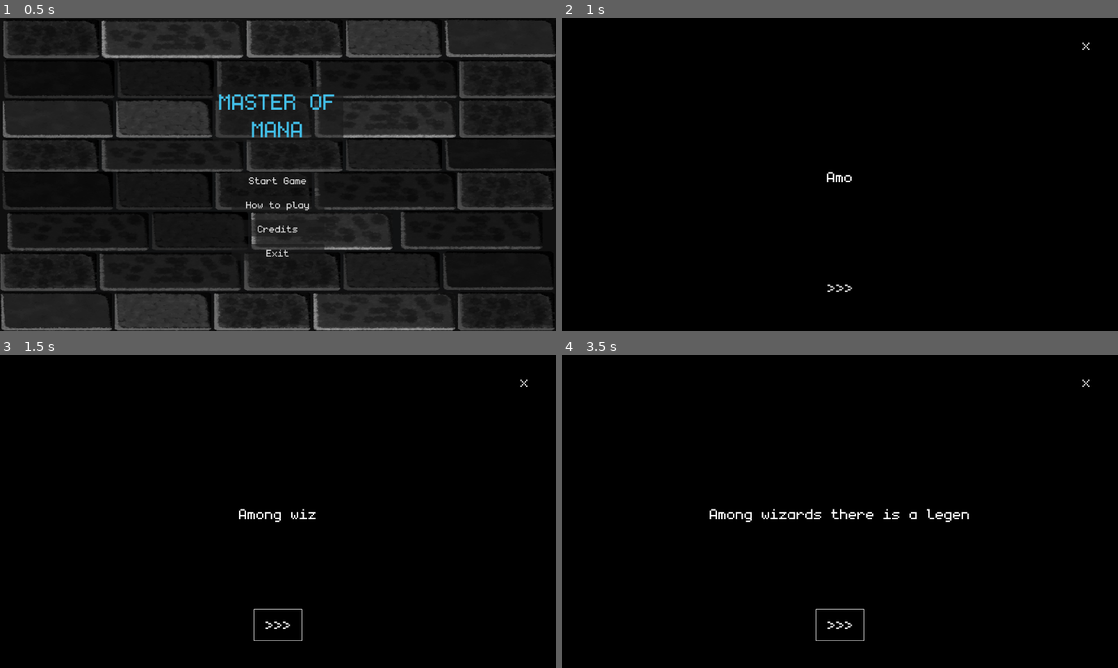
Above: before the commit, frames 1-4 (two rows, left to right).
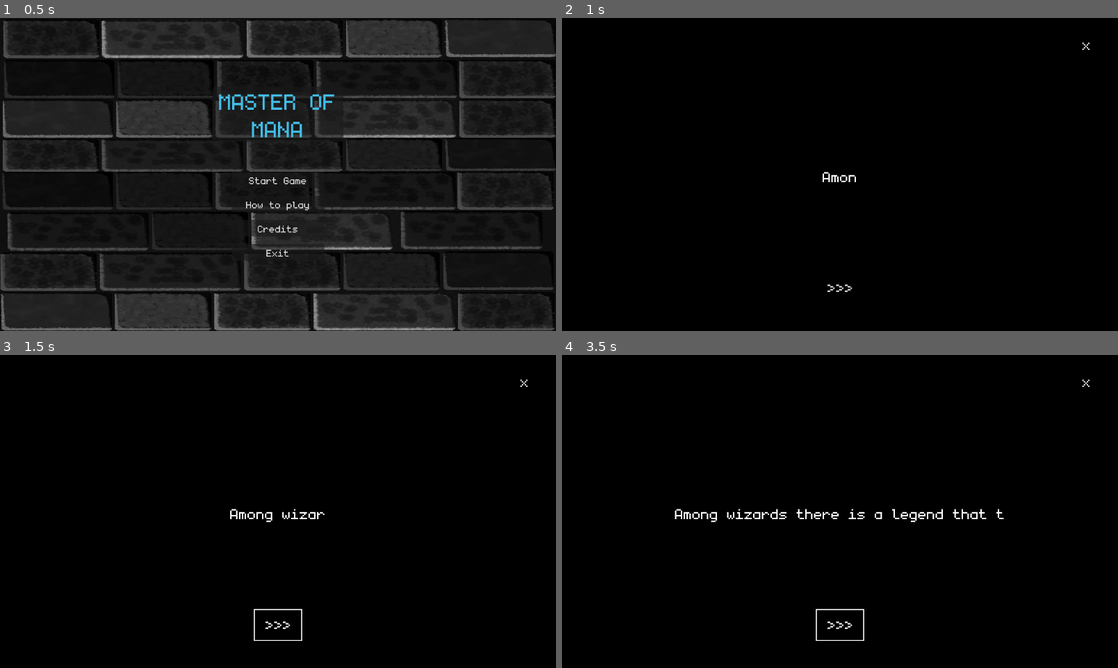
Above: after the commit, the same moments.

Repository: Juanxpeke/GD-BR2024
Game: Godot game, scene res://Core/GUI/MainMenu/main_menu.tscn
The game is run twice, just before and just after one commit, with the same random seed, the same clock (stepped at 60 frames per second) and the same inputs. The engine's default icon, where the game draws it, is replaced by a stand-in: a white triangle on a blue panel in a dark square. Sound files missing from this copy of the repository are replaced by a short silence.
Inputs:
- Up to frame 1 (0.5 s): no input
- Up to frame 2 (1 s): click "Start Game" at 0.5 s
- Up to frame 3 (1.5 s): click ">>>" at 1.25 s
- Up to frame 4 (3.5 s): click ">>>" at 2 s; click ">>>" at 2.75 s

Frame 1 is identical in both runs. In frame 2, 0.1% of the frame differs, in the area x 46-53%, y 49-53%; in frame 3, 0.3%; in frame 4, 0.8%, in the area x 20-80%, y 49-92%.

Commit message:
Added button sounds and Bob cutscene changes

Diff:
--- a/Core/GUI/Cutscene/cutscene_component.gd
+++ b/Core/GUI/Cutscene/cutscene_component.gd
@@ -48,6 +48,7 @@
 
 # Called when the next button is downed
 func _on_next_button_down() -> void:
+	AudioManager.play_sound(AudioManager.click_sound)
 	cutscene_label.speed_up()
 
 # Called when the next button is upped
--- a/Core/GUI/Cutscene/cutscene_component.tscn
+++ b/Core/GUI/Cutscene/cutscene_component.tscn
@@ -20,10 +20,10 @@
 content_margin_right = 22.0
 content_margin_bottom = 16.0
 bg_color = Color(0, 0, 0, 0)
-border_width_left = 1
-border_width_top = 1
-border_width_right = 1
-border_width_bottom = 1
+border_width_left = 2
+border_width_top = 2
+border_width_right = 2
+border_width_bottom = 2
 border_color = Color(1, 1, 1, 1)
 
 [sub_resource type="StyleBoxEmpty" id="StyleBoxEmpty_q0wyn"]
--- a/Core/GUI/Cutscene/cutscene_label.gd
+++ b/Core/GUI/Cutscene/cutscene_label.gd
@@ -25,15 +25,6 @@
 
 	visible_characters += 1
 
-# Called on a input event inside this control node
-func _gui_input(event: InputEvent) -> void:
-	if not cutscene_resource: return
-
-	if event.is_action_pressed("left_click"):
-		timer.wait_time = cutscene_resource.character_wait_time / 8.0
-	elif event.is_action_released("left_click"):
-		timer.wait_time = cutscene_resource.character_wait_time
-
 
 # Public
 
--- a/Core/GUI/Cutscene/cutscene_resource.gd
+++ b/Core/GUI/Cutscene/cutscene_resource.gd
@@ -2,6 +2,6 @@
 extends Resource
 
 @export_multiline var text : String
-@export var character_wait_time : float = 0.05
-@export var character_slow_wait_time : float = 0.15
+@export var character_wait_time : float = 0.08
+@export var character_slow_wait_time : float = 0.64
 @export var slowdown_threshold : int = 0
--- a/Core/GUI/Introduction/introduction.tscn
+++ b/Core/GUI/Introduction/introduction.tscn
@@ -8,25 +8,25 @@
 [sub_resource type="Resource" id="Resource_e2skg"]
 script = ExtResource("4_pionl")
 text = "
-Among wizards there is a legend that tells of a being so pow …(103 unchanged characters)… ods tremble in their presence. When the MASTER OF MANA sits at the other side of your table, defeat is an absolute certainty.
+Among wizards there is a legend that tells of a being so pow …(103 unchanged characters)… ods tremble in their presence. When the [shake rate=20.0 level=5 connected=1]MASTER OF MANA[/shake] sits at the other side of your table, defeat is an absolute certainty.
 "
-character_wait_time = 0.1
-character_slow_wait_time = 0.3
+character_wait_time = 0.08
+character_slow_wait_time = 0.64
 slowdown_threshold = 0
 
 [sub_resource type="Resource" id="Resource_tgaxj"]
 script = ExtResource("4_pionl")
 text = "Despite that, wizards, rogues, warriors, and adventurers of all kinds, being the prideful people that they are, seek The Master in order to claim the most grandiose victory of all, victory against the invincible. The Master is elusive though, and very few even manage to find them...
 "
-character_wait_time = 0.1
-character_slow_wait_time = 0.3
-slowdown_threshold = 3
+character_wait_time = 0.08
+character_slow_wait_time = 0.64
+slowdown_threshold = 4
 
 [sub_resource type="Resource" id="Resource_hyaa0"]
 script = ExtResource("4_pionl")
 text = "That's why you were quite perplexed when, sitting at the tavern, looking to have a good time after a long day of spellcasting, you heard of a group of adventurers who were seeking The Master of Mana in these parts."
-character_wait_time = 0.1
-character_slow_wait_time = 0.3
+character_wait_time = 0.08
+character_slow_wait_time = 0.64
 slowdown_threshold = 0
 
 [node name="Introduction" type="Control"]
--- a/Core/GUI/MainMenu/main_menu.gd
+++ b/Core/GUI/MainMenu/main_menu.gd
@@ -15,6 +15,11 @@
 # Called when the node enters the scene tree for the first time
 func _ready() -> void:
 	exit_button.visible = not GameManager.running_on_web()
+
+	start_game_button.button_down.connect(func(): AudioManager.play_sound(AudioManager.click_sound))
+	tutorial_button.button_down.connect(func(): AudioManager.play_sound(AudioManager.click_sound))
+	credits_button.button_down.connect(func(): AudioManager.play_sound(AudioManager.click_sound))
+	exit_button.button_down.connect(func(): AudioManager.play_sound(AudioManager.click_sound))
 
 	start_game_button.pressed.connect(_on_start_game_button_pressed)
 	tutorial_button.pressed.connect(_on_tutorial_button_pressed)
--- a/Core/Match/bob_match.tscn
+++ b/Core/Match/bob_match.tscn
@@ -12,38 +12,45 @@
 [sub_resource type="Resource" id="Resource_4mg4c"]
 script = ExtResource("4_fnsbr")
 text = "Still covered in mana dust, you jumped from your seat with your arms over your head. You had defeated a sorcerer!"
-character_wait_time = 0.1
-character_slow_wait_time = 0.3
+character_wait_time = 0.08
+character_slow_wait_time = 0.64
 slowdown_threshold = 0
 
 [sub_resource type="Resource" id="Resource_uik1c"]
 script = ExtResource("4_fnsbr")
 text = "Sadly, you were too immersed in joy to feel the ground trembling below you until mugs and pitchers were falling from their tables. As you looked back, you saw a hulking figure enter the tavern."
-character_wait_time = 0.1
-character_slow_wait_time = 0.3
+character_wait_time = 0.08
+character_slow_wait_time = 0.64
 slowdown_threshold = 0
 
 [sub_resource type="Resource" id="Resource_p07jw"]
 script = ExtResource("4_fnsbr")
 text = "The massive orc had to crouch to pass through the door, and with every step he took, your table moved about a foot. "
-character_wait_time = 0.1
-character_slow_wait_time = 0.3
+character_wait_time = 0.08
+character_slow_wait_time = 0.64
 slowdown_threshold = 0
 
 [sub_resource type="Resource" id="Resource_ixgdo"]
 script = ExtResource("4_fnsbr")
 text = "The sorcerer, who was still sitting in front of you, looked at the orc and pointed him toward you before giving you an evil grin and leaving. "
-character_wait_time = 0.1
-character_slow_wait_time = 0.3
+character_wait_time = 0.08
+character_slow_wait_time = 0.64
 slowdown_threshold = 0
 
 [sub_resource type="Resource" id="Resource_2ede4"]
 script = ExtResource("4_fnsbr")
-text = "The orc sat down and the chair creaked, but miraculously managed to hold him for now. Then he said [color=14a02e]“Fight me“[/color]
+text = "The orc sat down and the chair creaked, but miraculously managed to hold him for now. Then he said...
 "
-character_wait_time = 0.1
-character_slow_wait_time = 0.76
-slowdown_threshold = 11
+character_wait_time = 0.08
+character_slow_wait_time = 0.64
+slowdown_threshold = 4
+
+[sub_resource type="Resource" id="Resource_7mnru"]
+script = ExtResource("4_fnsbr")
+text = "[shake rate=40.0 level=7 connected=1][color=14a02e]“Fight me“[/color][/shake]"
+character_wait_time = 0.01
+character_slow_wait_time = 0.64
+slowdown_threshold = 0
 
 [sub_resource type="StyleBoxFlat" id="StyleBoxFlat_sqamv"]
 bg_color = Color(0.6, 0.6, 0.6, 0)
@@ -59,7 +66,7 @@
 
 [node name="CutsceneComponent" parent="." instance=ExtResource("3_wqfcl")]
 unique_name_in_owner = true
-cutscene_resources = Array[ExtResource("4_fnsbr")]([SubResource("Resource_4mg4c"), SubResource("Resource_uik1c"), SubResource("Resource_p07jw"), SubResource("Resource_ixgdo"), SubResource("Resource_2ede4")])
+cutscene_resources = Array[ExtResource("4_fnsbr")]([SubResource("Resource_4mg4c"), SubResource("Resource_uik1c"), SubResource("Resource_p07jw"), SubResource("Resource_ixgdo"), SubResource("Resource_2ede4"), SubResource("Resource_7mnru")])
 
 [node name="PanelContainer" type="PanelContainer" parent="."]
 anchors_preset = 8
--- a/Core/Match/mary_match.tscn
+++ b/Core/Match/mary_match.tscn
@@ -12,36 +12,36 @@
 [sub_resource type="Resource" id="Resource_ar2eo"]
 script = ExtResource("4_h3tn7")
 text = "Ecstatic from the victory against such a menacing opponent, you briefly turned around to celebrate with the other patrons, and before you could even turn back, the roguish devil had disappeared."
-character_wait_time = 0.1
-character_slow_wait_time = 0.3
+character_wait_time = 0.08
+character_slow_wait_time = 0.64
 slowdown_threshold = 0
 
 [sub_resource type="Resource" id="Resource_46v5g"]
 script = ExtResource("4_h3tn7")
 text = "As you tried to catch your breath, still shaken with excitement, you felt a strange change in the air of the tavern. The whole place went silent, but you could clearly hear a soft murmur coming from outside. "
-character_wait_time = 0.1
-character_slow_wait_time = 0.3
+character_wait_time = 0.08
+character_slow_wait_time = 0.64
 slowdown_threshold = 0
 
 [sub_resource type="Resource" id="Resource_1js4p"]
 script = ExtResource("4_h3tn7")
 text = " As it came closer, you realized what the feeling around you was. The concentration of mana in the air was at least doubled from what is normal, which could only mean a powerful sorcerer was near. "
-character_wait_time = 0.1
-character_slow_wait_time = 0.3
+character_wait_time = 0.08
+character_slow_wait_time = 0.64
 slowdown_threshold = 0
 
 [sub_resource type="Resource" id="Resource_s8was"]
 script = ExtResource("4_h3tn7")
 text = "Exactly on cue, a tattered looking man entered the room, reciting incantations in an ancient arcane language. From him came a faint bluish glow that only grew stronger as his incantations rose in volume. "
-character_wait_time = 0.1
-character_slow_wait_time = 0.3
+character_wait_time = 0.08
+character_slow_wait_time = 0.64
 slowdown_threshold = 0
 
 [sub_resource type="Resource" id="Resource_7c7pm"]
 script = ExtResource("4_h3tn7")
 text = "He slowly crossed the room and sat in front of you. In your mind, his voice resounded [color=249fde]“I will show you what a true master of mana is”[/color]."
-character_wait_time = 0.1
-character_slow_wait_time = 0.3
+character_wait_time = 0.08
+character_slow_wait_time = 0.64
 slowdown_threshold = 0
 
 [sub_resource type="StyleBoxFlat" id="StyleBoxFlat_sqamv"]
--- a/Core/Match/timmy_match.tscn
+++ b/Core/Match/timmy_match.tscn
@@ -12,30 +12,31 @@
 [sub_resource type="Resource" id="Resource_6p0o8"]
 script = ExtResource("4_k523d")
 text = "As you joked with your fellow tavern-goers about the preposterous notion that the most powerful wizard in the land would be found in this rathole of a tavern, you felt the door creek ever so slightly..."
-character_wait_time = 0.1
-character_slow_wait_time = 0.8
-slowdown_threshold = 3
+character_wait_time = 0.08
+character_slow_wait_time = 0.64
+slowdown_threshold = 4
 
 [sub_resource type="Resource" id="Resource_1xnx6"]
 script = ExtResource("4_k523d")
 text = "You felt a soft breeze hit your back, and turned around to find the door wide open. A bit confused, you turned around and almost let out an embarrassing yelp when you found a complete stranger sitting in front of you, where before there was no one."
-character_wait_time = 0.1
-character_slow_wait_time = 0.3
+character_wait_time = 0.08
+character_slow_wait_time = 0.64
 slowdown_threshold = 0
 
 [sub_resource type="Resource" id="Resource_1sf1i"]
 script = ExtResource("4_k523d")
 text = "
-The hooded fellow was wearing dusty travel clothes, and had a dangerous air about him. Even though his face was not entirely visible under the hood he wore, you were sure he was looking right at you, and not with a friendly face."
-character_wait_time = 0.1
-character_slow_wait_time = 0.3
+The hooded fellow was wearing dusty travel clothes, and had a dangerous air about him. Even though his face was not entirely visible under the hood he wore, you were sure he was looking right at you, and not with a friendly face.
+"
+character_wait_time = 0.08
+character_slow_wait_time = 0.64
 slowdown_threshold = 0
 
 [sub_resource type="Resource" id="Resource_sjhmx"]
 script = ExtResource("4_k523d")
 text = "[color=f9a31b]\"Master of Mana\"[/color] he said, and a shadowy smile appeared from under his hood [color=f9a31 …(240 unchanged characters)…
-character_wait_time = 0.1
-character_slow_wait_time = 0.3
+character_wait_time = 0.08
+character_slow_wait_time = 0.64
 slowdown_threshold = 0
 
 [sub_resource type="StyleBoxFlat" id="StyleBoxFlat_sqamv"]
--- a/Global/audio_manager.gd
+++ b/Global/audio_manager.gd
@@ -3,6 +3,8 @@
 signal sound_played
 
 const MINIMUM_SOUND_DELAY : float = 0.01
+
+static var click_sound : AudioStream = load("res://SFX/click.wav")
 
 var sounds_queue : Array[AudioStream] = []
 
Not shown: 1 places in Core/GUI/MainMenu/main_menu.tscn that only renumber resources
Not shown: 1 places in Core/Match/bob_match.tscn that only renumber resources
Not shown: 1 places in Core/World/BackgroundBoard/background_board.tres that only renumber resources
Not shown, added: SFX/click.wav
